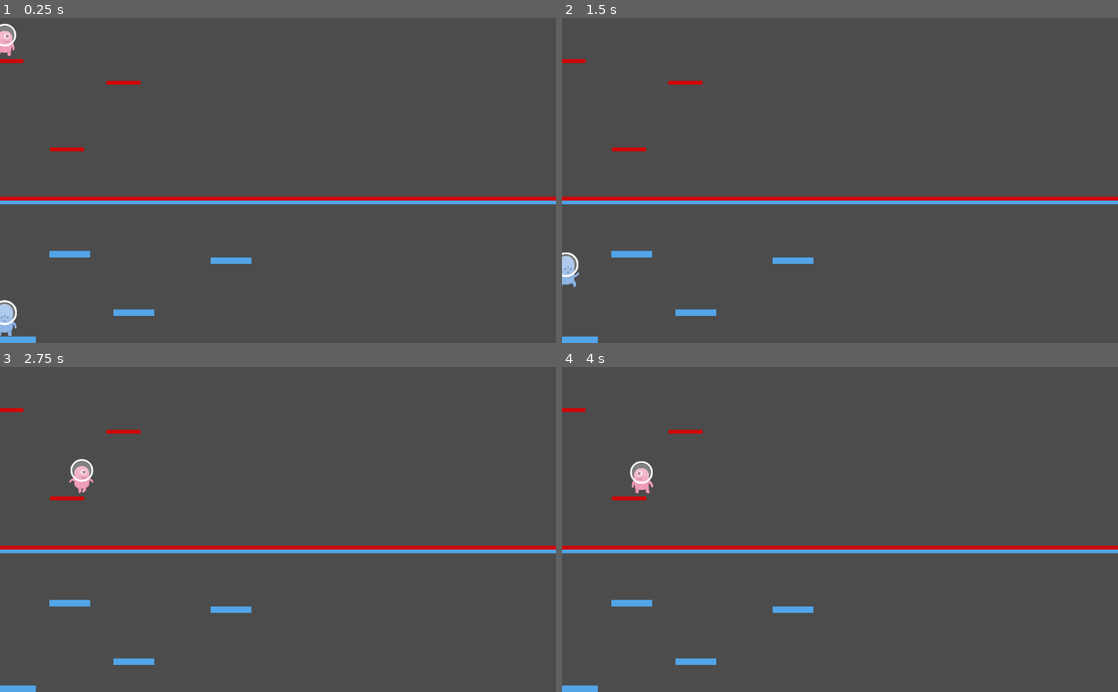
Above: before the commit, frames 1-4 (two rows, left to right).
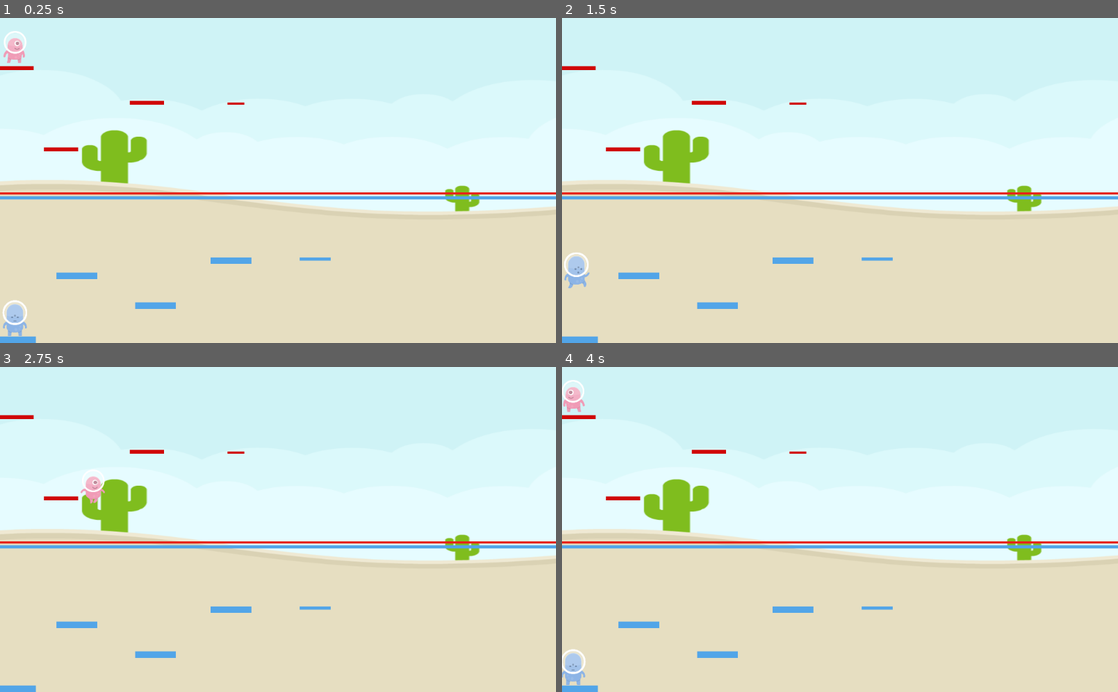
Above: after the commit, the same moments.

Repository: lucasviner/primerjoc
Game: Godot game, scene res://Escenes/Joc.tscn
Same seed, same stepped clock (60 frames per second), same inputs: the game is played once before the commit and once after it.
Inputs:
- Up to frame 1 (0.25 s): no input
- Up to frame 2 (1.5 s): tap Enter at 0.5 s; hold Down (mou abaix) 0.53-1.28 s; tap Space at 1.25 s; tap Up (mou adalt) at 1.35 s
- Up to frame 3 (2.75 s): hold Right (mou dreta) from 2.03 s (still down)
- Up to frame 4 (4 s): release Right (mou dreta) at 2.78 s; tap A (mou esquerra) at 2.85 s; tap Enter at 3.5 s; hold Down (mou abaix) from 3.53 s (still down)

The runs differ from the first frame. In frame 1, 100% of the frame differs, in the area x 0-100%, y 0-100%; in frame 2, 100%; in frame 3, 100%; in frame 4, 100%.

Commit message:
JOC encara més avançat

Diff:
--- a/Escenes/Cos.gd
+++ b/Escenes/Cos.gd
@@ -45,3 +45,13 @@
 	get_tree().change_scene("res://Escenes/Joc.tscn")
 #	if $AnimatedSprite.is_in_group('Canvi escena'):
 #		modulate = Color(1,0,0)
+
+
+
+
+func _on_Area2D_body_entered(body):
+	get_tree().change_scene("res://Escenes/Joc.tscn")
+
+
+func _on_Pinxos2_body_entered(body):
+	get_tree().change_scene("res://Escenes/Escena cossos.tscn")
--- a/Escenes/Escena cossos.tscn
+++ b/Escenes/Escena cossos.tscn
@@ -1,22 +1,30 @@
-[gd_scene load_steps=5 format=2]
+[gd_scene load_steps=7 format=2]
 
 [ext_resource path="res://Escenes/Terra.tscn" type="PackedScene" id=1]
 [ext_resource path="res://Escenes/Cos.tscn" type="PackedScene" id=2]
 [ext_resource path="res://Escenes/Final.tscn" type="PackedScene" id=3]
 [ext_resource path="res://Escenes/Plataformes.tscn" type="PackedScene" id=4]
+[ext_resource path="res://Escenes/Pinxos.tscn" type="PackedScene" id=5]
+[ext_resource path="res://imatges/PNG/Backgrounds/colored_grass.png" type="Texture" id=6]
 
 [node name="Node2D" type="Node2D"]
 position = Vector2( 20, 27 )
+
+[node name="FONS" type="Sprite" parent="."]
+position = Vector2( 482, 355 )
+scale = Vector2( 1.5, 0.8 )
+texture = ExtResource( 6 )
 
 [node name="Terra" parent="." instance=ExtResource( 1 )]
 position = Vector2( 85, 435 )
 scale = Vector2( 0.5, 0.35 )
 
 [node name="Personatge" parent="." instance=ExtResource( 2 )]
-position = Vector2( 248, 543 )
+position = Vector2( 721, 541 )
 scale = Vector2( 0.35, 0.35 )
 
 [node name="Camera2D" type="Camera2D" parent="Personatge"]
+position = Vector2( 17.1428, -20 )
 current = true
 
 [node name="Terra2" parent="." instance=ExtResource( 1 )]
@@ -49,21 +57,17 @@
 scale = Vector2( 0.5, 0.3 )
 
 [node name="Plataformes" parent="." instance=ExtResource( 4 )]
-position = Vector2( 485, 578 )
-scale = Vector2( 12, 5 )
+position = Vector2( 485, 585 )
+scale = Vector2( 13, 5 )
 
-[node name="Plataformes2" parent="." instance=ExtResource( 4 )]
-position = Vector2( 487, -20 )
-scale = Vector2( 12, 5 )
+[node name="Pinxos2" parent="." instance=ExtResource( 5 )]
+position = Vector2( 305, 518 )
+scale = Vector2( 0.5, 0.5 )
 
-[node name="Plataformes3" parent="." instance=ExtResource( 4 )]
-position = Vector2( -76, 279 )
-rotation = 1.5708
-scale = Vector2( 7.3, 4 )
-
-[node name="Plataformes4" parent="." instance=ExtResource( 4 )]
-position = Vector2( 1041, 279 )
-rotation = 1.5708
-scale = Vector2( 7.3, 4 )
+[node name="Pinxos3" parent="." instance=ExtResource( 5 )]
+position = Vector2( 558, 518 )
+scale = Vector2( 0.5, 0.5 )
 
 [connection signal="body_entered" from="Final" to="Personatge" method="_on_Final_body_entered"]
+[connection signal="body_entered" from="Pinxos2" to="Personatge" method="_on_Pinxos2_body_entered"]
+[connection signal="body_entered" from="Pinxos3" to="Personatge" method="_on_Pinxos2_body_entered"]
--- a/Escenes/Final.tscn
+++ b/Escenes/Final.tscn
@@ -10,7 +10,7 @@
 margin_top = -10.0
 margin_right = 10.0
 margin_bottom = 10.0
-color = Color( 0.941176, 0.996078, 0.0196078, 1 )
+color = Color( 0.858824, 0.105882, 0.0705882, 1 )
 
 [node name="CollisionShape2D" type="CollisionShape2D" parent="."]
 visible = false
--- a/Escenes/Joc.tscn
+++ b/Escenes/Joc.tscn
@@ -1,31 +1,46 @@
-[gd_scene load_steps=6 format=2]
+[gd_scene load_steps=8 format=2]
 
 [ext_resource path="res://Escenes/Terres segona escena.tscn" type="PackedScene" id=1]
 [ext_resource path="res://Escenes/Cos.tscn" type="PackedScene" id=2]
 [ext_resource path="res://Escenes/Personatge 2.tscn" type="PackedScene" id=3]
 [ext_resource path="res://Escenes/Cos.gd" type="Script" id=4]
 [ext_resource path="res://Escenes/Floor segon pers.tscn" type="PackedScene" id=5]
+[ext_resource path="res://Escenes/Respawn.tscn" type="PackedScene" id=6]
+[ext_resource path="res://imatges/PNG/Backgrounds/colored_desert.png" type="Texture" id=7]
 
 [node name="Joc" type="Node2D"]
 
+[node name="FONS" type="Sprite" parent="."]
+position = Vector2( 598, 223 )
+scale = Vector2( 1.5, 0.8 )
+texture = ExtResource( 7 )
+
 [node name="Pers blau" parent="." instance=ExtResource( 2 )]
-position = Vector2( 8, 576 )
+position = Vector2( 27, 565 )
 scale = Vector2( 0.35, 0.35 )
 
+[node name="Respawn2" parent="." instance=ExtResource( 6 )]
+position = Vector2( 2287, 779 )
+scale = Vector2( 30, 0.05 )
+
+[node name="Floor blue6" parent="." instance=ExtResource( 5 )]
+position = Vector2( 580, 446 )
+scale = Vector2( 0.5625, 0.25 )
+
 [node name="Floor blue5" parent="." instance=ExtResource( 5 )]
-position = Vector2( 489, 340 )
-scale = Vector2( 10.5, 0.5 )
+position = Vector2( 490, 333 )
+scale = Vector2( 15, 0.25 )
 
 [node name="Floor blue4" parent="." instance=ExtResource( 5 )]
 position = Vector2( 425, 450 )
 scale = Vector2( 0.75, 0.5 )
 
 [node name="Floor blue3" parent="." instance=ExtResource( 5 )]
-position = Vector2( 246, 546 )
+position = Vector2( 286, 533 )
 scale = Vector2( 0.75, 0.5 )
 
 [node name="Floor blue2" parent="." instance=ExtResource( 5 )]
-position = Vector2( 128, 438 )
+position = Vector2( 141, 478 )
 scale = Vector2( 0.75, 0.5 )
 
 [node name="Floor blue" parent="." instance=ExtResource( 5 )]
@@ -33,22 +48,29 @@
 scale = Vector2( 0.75, 0.5 )
 
 [node name="Pers rosa" parent="." instance=ExtResource( 3 )]
-position = Vector2( 8, 45 )
+position = Vector2( 27, 50 )
 scale = Vector2( 0.4, 0.4 )
 script = ExtResource( 4 )
 
 [node name="Floor pink" parent="." instance=ExtResource( 1 )]
-position = Vector2( 12, 79 )
+position = Vector2( 31, 92 )
 scale = Vector2( 0.5, 0.5 )
 
 [node name="Floor pink2" parent="." instance=ExtResource( 1 )]
-position = Vector2( 124, 242 )
+position = Vector2( 113, 242 )
 scale = Vector2( 0.5, 0.5 )
 
 [node name="Floor pink3" parent="." instance=ExtResource( 1 )]
-position = Vector2( 228, 119 )
+position = Vector2( 271, 156 )
 scale = Vector2( 0.5, 0.5 )
 
 [node name="Floor pink4" parent="." instance=ExtResource( 1 )]
-position = Vector2( 503, 333 )
-scale = Vector2( 9, 0.5 )
+position = Vector2( 435, 158 )
+scale = Vector2( 0.25, 0.25 )
+
+[node name="Respawn" parent="." instance=ExtResource( 6 )]
+position = Vector2( 2238, 356 )
+scale = Vector2( 30, 0.05 )
+
+[connection signal="body_entered" from="Respawn2" to="Pers rosa" method="_on_Area2D_body_entered"]
+[connection signal="body_entered" from="Respawn" to="Pers rosa" method="_on_Area2D_body_entered"]
--- /dev/null
+++ b/Escenes/Pinxos.tscn
@@ -0,0 +1,20 @@
+[gd_scene load_steps=3 format=2]
+
+[ext_resource path="res://imatges/PNG/Tiles/spikes.png" type="Texture" id=1]
+
+[sub_resource type="RectangleShape2D" id=1]
+extents = Vector2( 129, 33 )
+
+[node name="Area2D" type="Area2D"]
+
+[node name="Sprite" type="Sprite" parent="."]
+texture = ExtResource( 1 )
+
+[node name="CollisionShape2D" type="CollisionShape2D" parent="."]
+visible = false
+position = Vector2( 65, 32 )
+shape = SubResource( 1 )
+
+[node name="Sprite2" type="Sprite" parent="."]
+position = Vector2( 129, 0 )
+texture = ExtResource( 1 )
--- /dev/null
+++ b/Escenes/Respawn.tscn
@@ -0,0 +1,20 @@
+[gd_scene load_steps=2 format=2]
+
+[sub_resource type="RectangleShape2D" id=1]
+extents = Vector2( 20, 41 )
+
+[node name="Area2D" type="Area2D"]
+position = Vector2( 506, 329 )
+scale = Vector2( 8.55, 0.5 )
+
+[node name="ColorRect" type="ColorRect" parent="."]
+margin_left = -78.0
+margin_top = -686.0
+margin_right = -38.0
+margin_bottom = -606.0
+color = Color( 0.905882, 0.141176, 0.101961, 1 )
+
+[node name="CollisionShape2D" type="CollisionShape2D" parent="."]
+visible = false
+position = Vector2( -58.0117, -647 )
+shape = SubResource( 1 )
--- a/Escenes/Terres segona escena.tscn
+++ b/Escenes/Terres segona escena.tscn
@@ -1,7 +1,7 @@
 [gd_scene load_steps=2 format=2]
 
 [sub_resource type="RectangleShape2D" id=1]
-extents = Vector2( 63.25, 8.25 )
+extents = Vector2( 62.5, 7.5 )
 
 [node name="Floor" type="StaticBody2D"]
 
@@ -14,5 +14,5 @@
 
 [node name="CollisionShape2D" type="CollisionShape2D" parent="."]
 visible = false
-position = Vector2( -0.75, 0.75 )
+position = Vector2( -0.5, 0.5 )
 shape = SubResource( 1 )
Binary file added: imatges/PNG/Backgrounds/blue_desert.png
Not shown, added: imatges/PNG/Backgrounds/blue_desert.png.import
Binary file added: imatges/PNG/Backgrounds/blue_grass.png
Not shown, added: imatges/PNG/Backgrounds/blue_grass.png.import
Binary file added: imatges/PNG/Backgrounds/blue_land.png
Not shown, added: imatges/PNG/Backgrounds/blue_land.png.import
Binary file added: imatges/PNG/Backgrounds/blue_shroom.png
Not shown, added: imatges/PNG/Backgrounds/blue_shroom.png.import
Binary file added: imatges/PNG/Backgrounds/colored_desert.png
Not shown, added: imatges/PNG/Backgrounds/colored_desert.png.import
Binary file added: imatges/PNG/Backgrounds/colored_grass.png
Not shown, added: imatges/PNG/Backgrounds/colored_grass.png.import
(and 824 more such lines)
